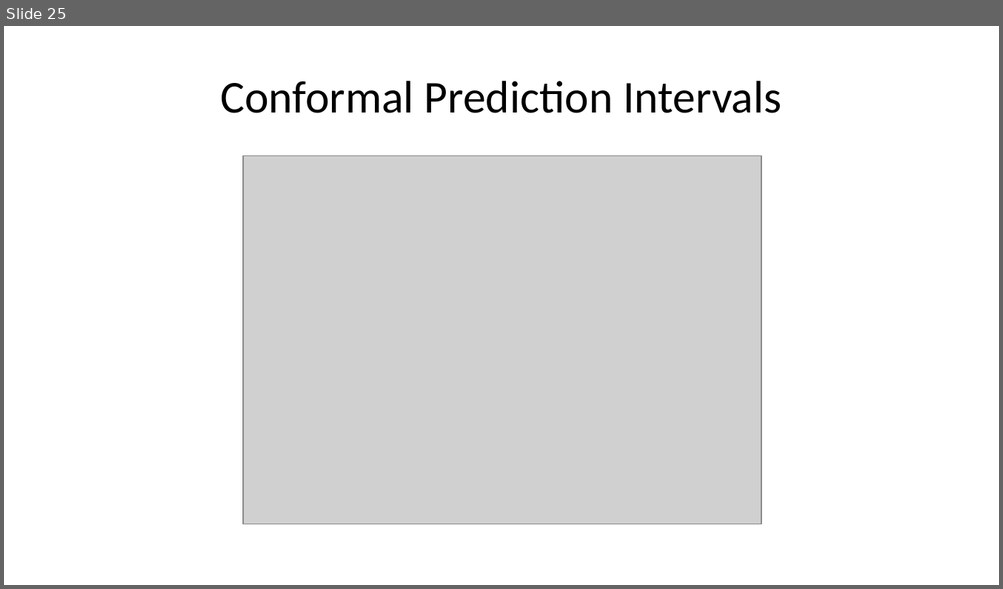
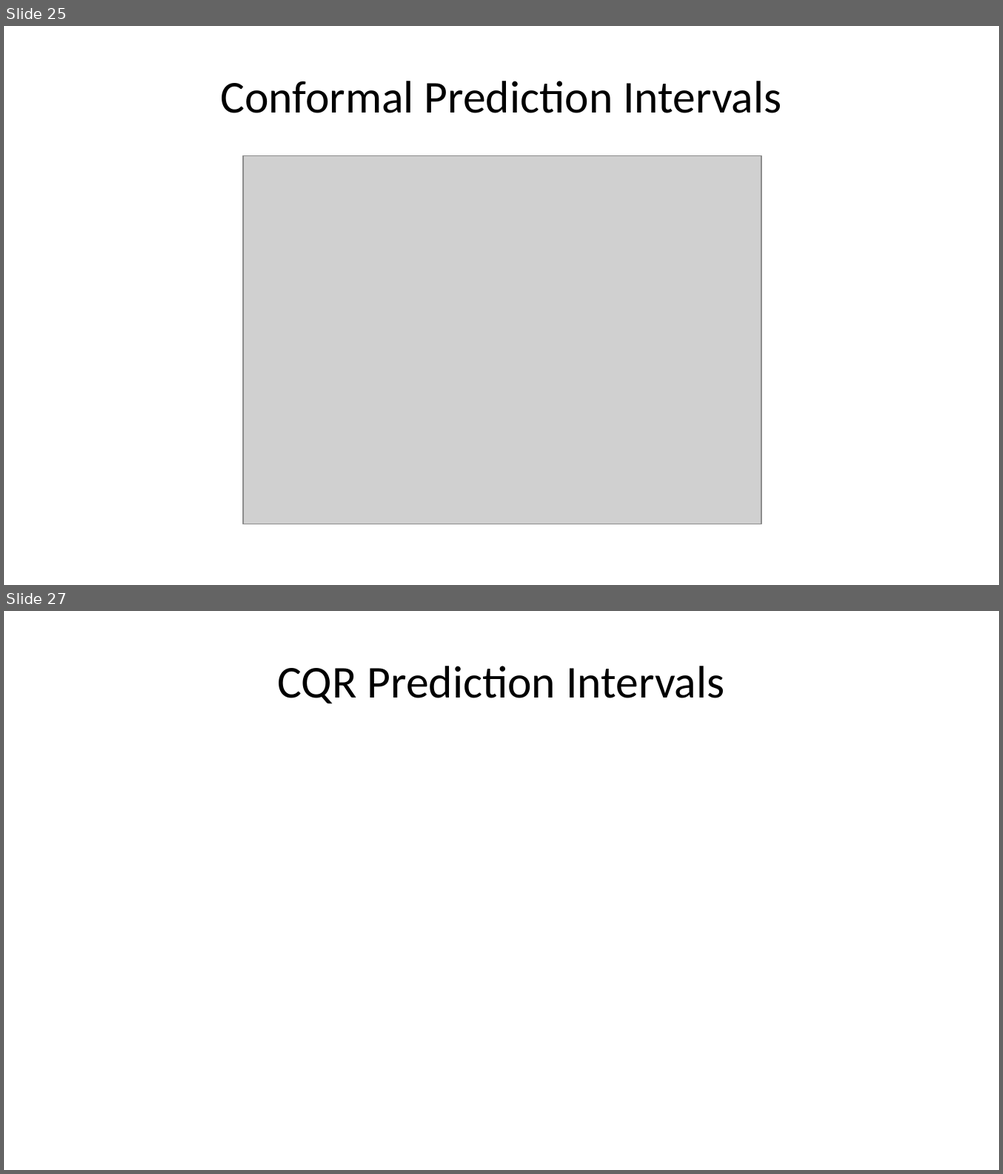
Before and after one commit to deancallahan25/Redwood-Analytics-Portfolio, a slide deck: Project-3/presentation.pptx. Shown one above the other, each under a label of ours: slide 25 before the commit, slides 25 and 27 after it; the slides between them are not shown. The pictures are 1003x589 and 1003x1174 pixels, drawn with LibreOffice and Linux fonts; fonts in the diff are those of the drawing; grey boxes stand for pictures. Boxes give left, top, right and bottom in pixels: in the first picture for what was removed or moved away, otherwise in the second. Text is boxed around its words. In the diff, an @@ line names an element or a change of style, - is before the commit and + after.

```diff
--- a/Project-3/presentation.pptx
+++ b/Project-3/presentation.pptx
@@ slide 27 added at [4, 611, 999, 1170], background #FFFFFF @@
@@ title added at [278, 666, 724, 703], 33 pt, text #000000 @@
+CQR Prediction Intervals
```
Also in this commit, not shown: 1 slide changed, 3 other slides added, 1 other file.
